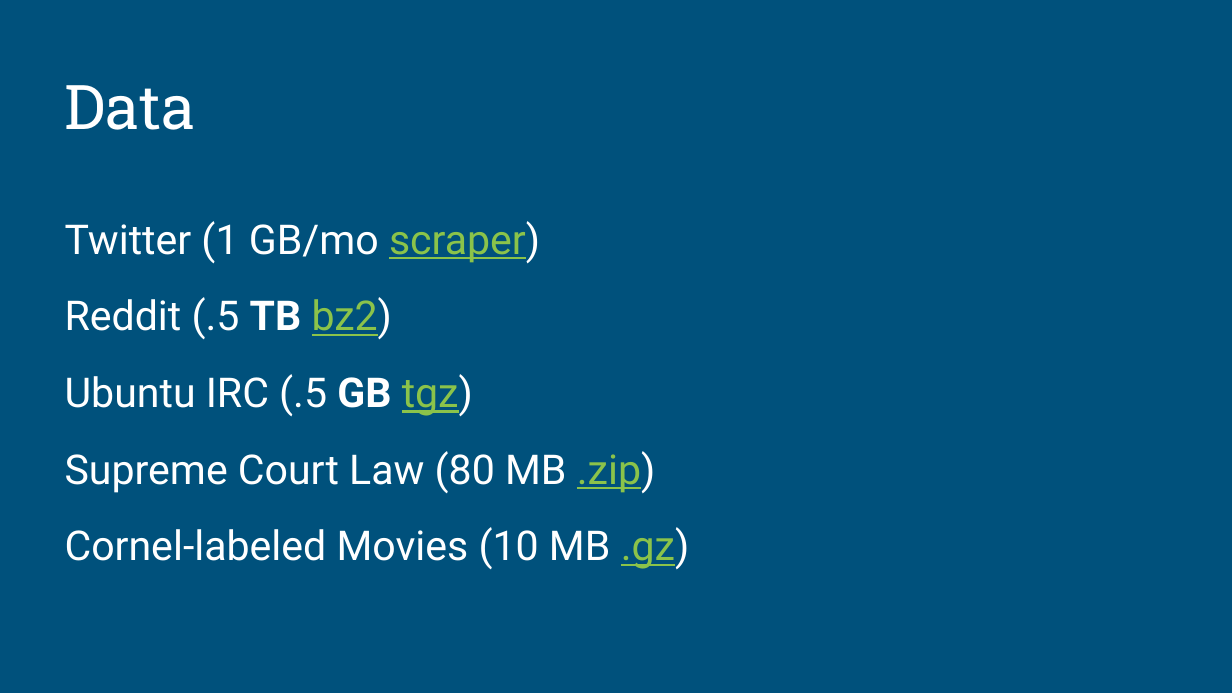
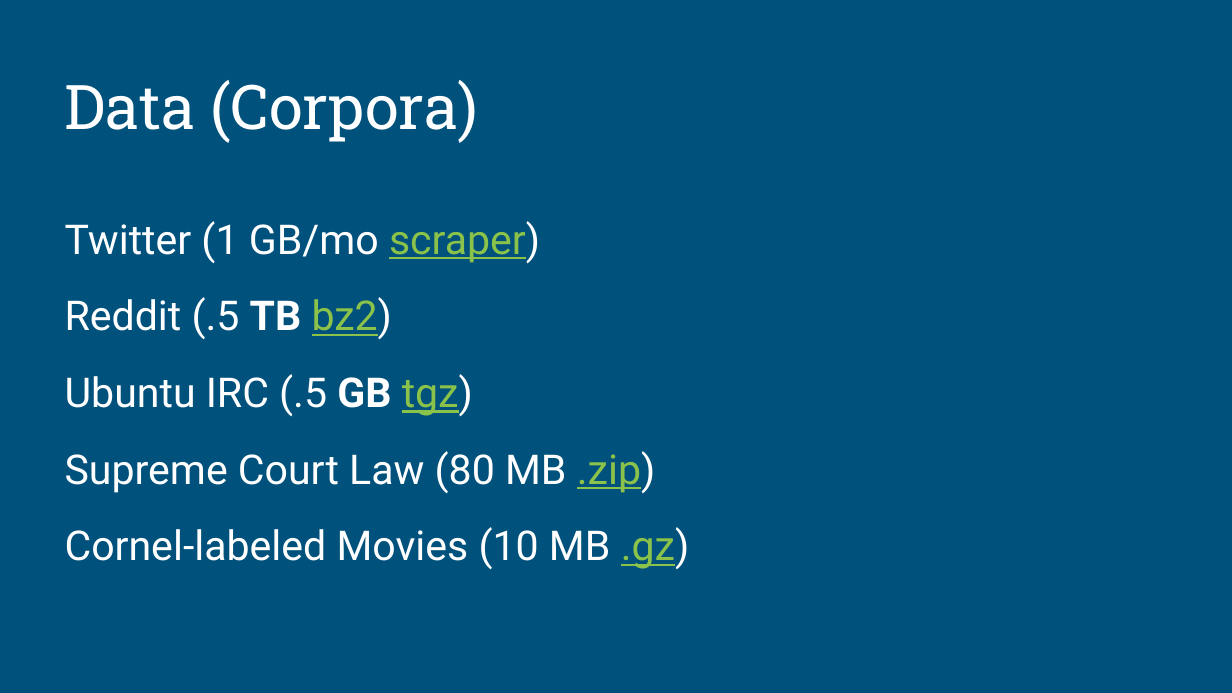
Before and after one commit to nlpia/nlpia-bot, a slide deck: slide 13 of docs/2019-08-22--San Diego Python User Group -- How to Build a Chatbot.odp. Drawn at 1232x693 pixels with LibreOffice and Linux fonts; fonts in the diff are those of the drawing. Boxes give left, top, right and bottom in pixels: in the first picture for what was removed or moved away, otherwise in the second. Text is boxed around its words. In the diff, an @@ line names an element or a change of style, - is before the commit and + after.

```diff
--- a/docs/2019-08-22--San Diego Python User Group -- How to Build a Chatbot.odp
+++ b/docs/2019-08-22--San Diego Python User Group -- How to Build a Chatbot.odp
@@ title at [65, 80, 479, 143]: text changed @@
-Data
+Data (Corpora)
```
Also in this commit, not shown: 5 other slides changed, 1 slide added, 31 other files.
